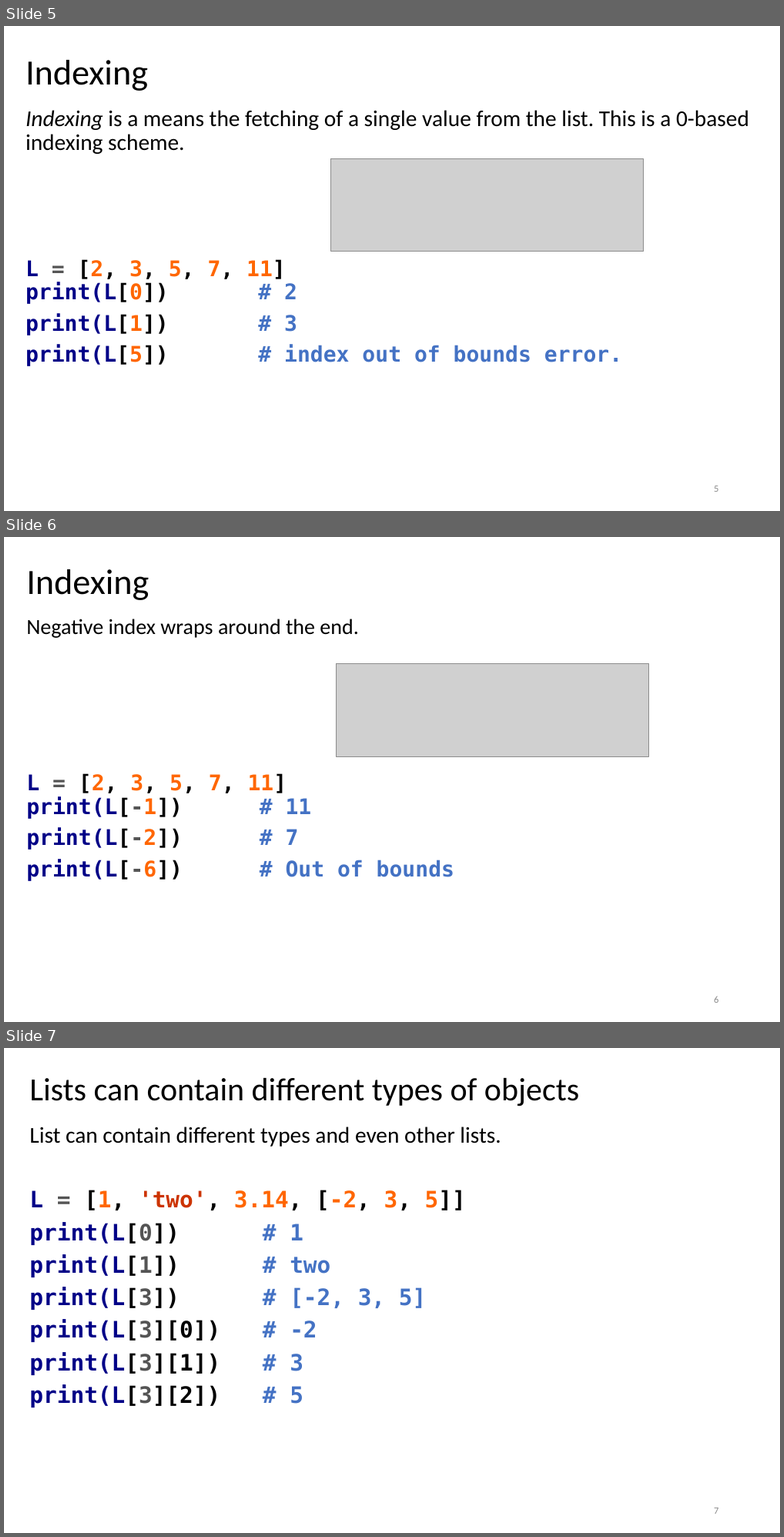
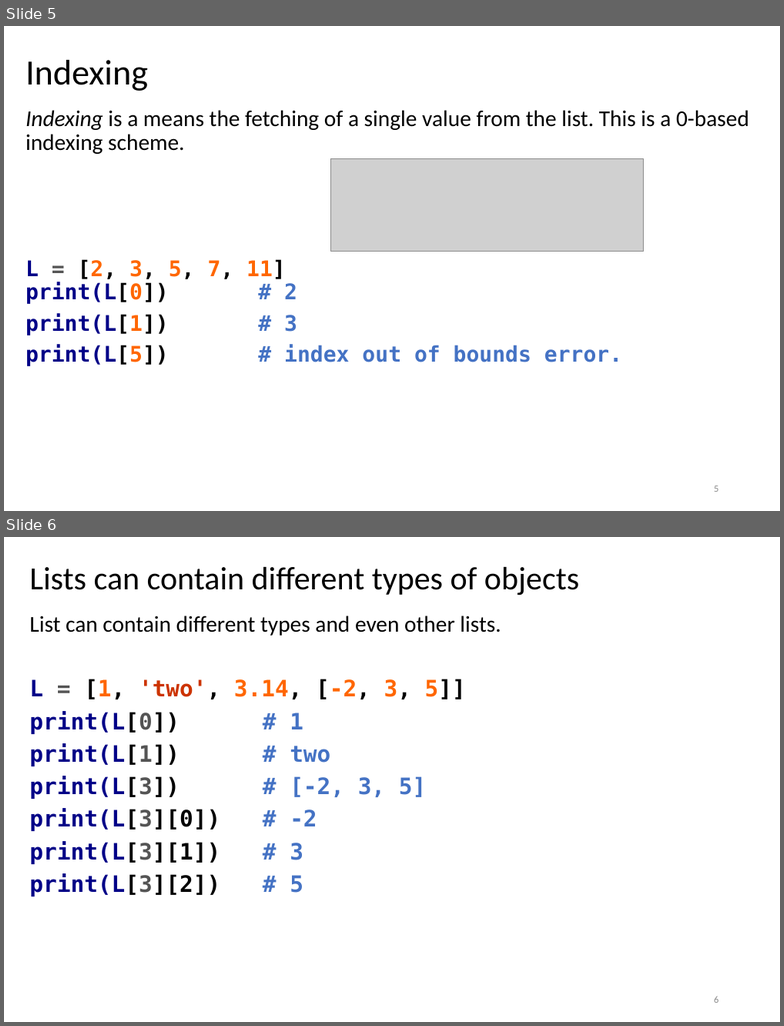
Before and after one commit to LongBaoNguyen/longbaonguyen.github.io, a slide deck: courses/apcsp/lect6.pptx. Shown one above the other, each under a label of ours: slides 5, 6 and 7 before the commit, slides 5 and 6 after it. The pictures are 784x1537 and 784x1026 pixels, drawn with LibreOffice and Linux fonts; fonts in the diff are those of the drawing; grey boxes stand for pictures. Boxes give left, top, right and bottom in pixels: in the first picture for what was removed or moved away, otherwise in the second. Text is boxed around its words. In the diff, an @@ line names an element or a change of style, - is before the commit and + after.

```diff
--- a/courses/apcsp/lect6.pptx
+++ b/courses/apcsp/lect6.pptx
@@ slide 6 removed at <box>4,537,780,1022</box>, background #FFFFFF @@
@@ title removed at <box>26,569,149,600</box> @@
-Indexing
@@ text removed at <box>26,619,454,881</box> @@
-Negative index wraps around the end.
-L = [2, 3, 5, 7, 11]
-print(L[-1]) # 11
-print(L[-2]) # 7
-print(L[-6]) # Out of bounds
@@ picture removed at <box>336,663,649,756</box> @@
@@ page number removed at <box>714,996,719,1003</box> @@
-6
@@ what was slide 7 is now slide 6 @@
@@ page number at <box>714,996,719,1003</box>: text changed @@
-7
+6
```
Also in this commit, not shown: 24 other files.
